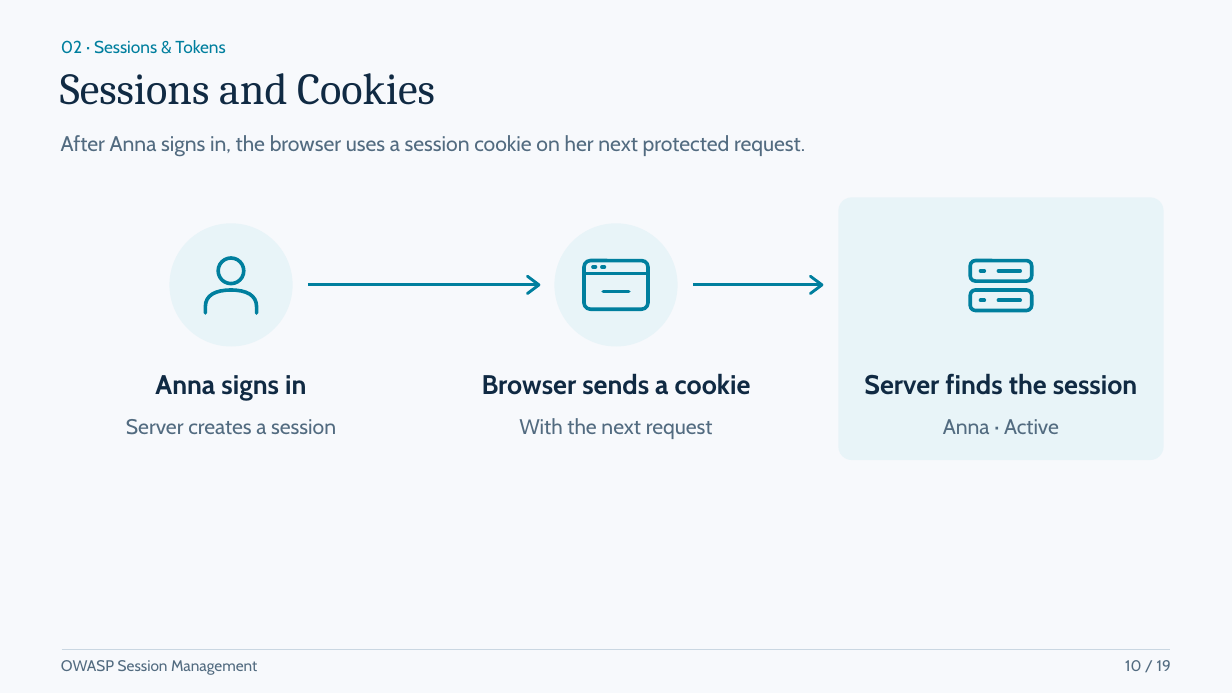
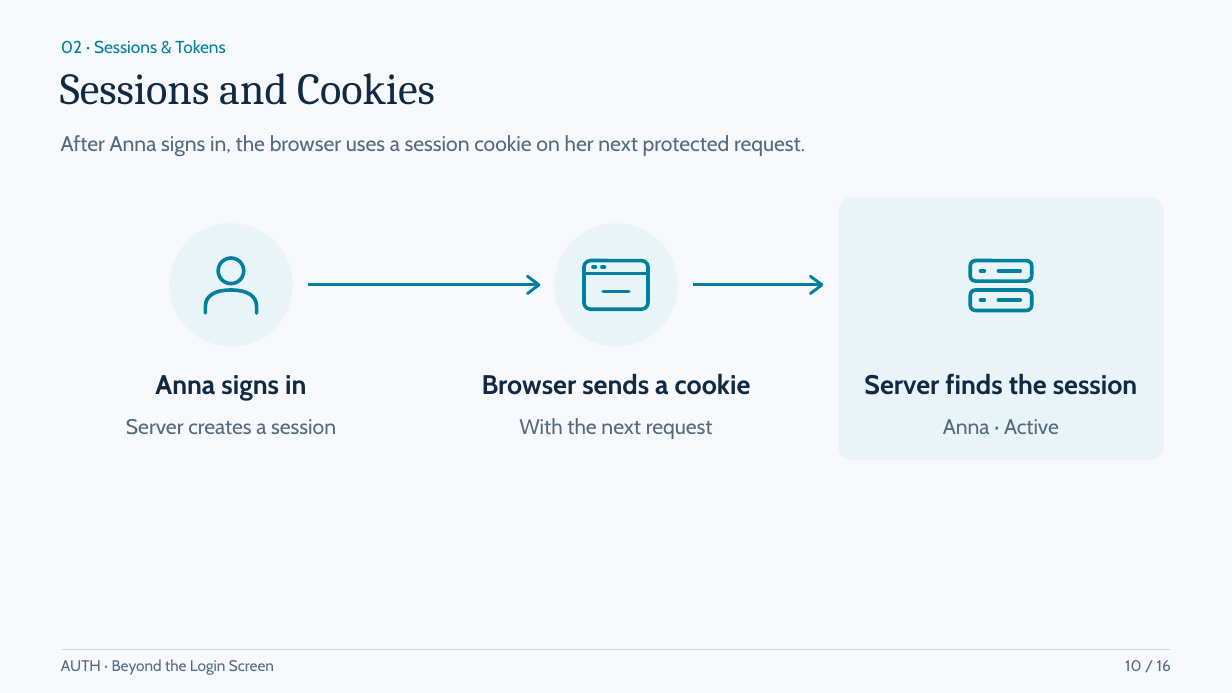
Before and after one commit to Daniiislo/TechSharing, a slide deck: slide 10 of Auth/presentation/Auth - Beyond the Login Screen.pptx. Drawn at 1232x693 pixels with LibreOffice and Linux fonts; fonts in the diff are those of the drawing. Boxes give left, top, right and bottom in pixels: in the first picture for what was removed or moved away, otherwise in the second. Text is boxed around its words. In the diff, an @@ line names an element or a change of style, - is before the commit and + after.

Commit message:
docs(auth): sync agenda and refresh exported slide deck

```diff
--- a/Auth/presentation/Auth - Beyond the Login Screen.pptx
+++ b/Auth/presentation/Auth - Beyond the Login Screen.pptx
@@ text at (x1=61, y1=659, x2=274, y2=675): text changed @@
-OWASP Session Management
+AUTH · Beyond the Login Screen
@@ text at (x1=1125, y1=660, x2=1171, y2=671): text changed @@
-10 / 19
+10 / 16
```
Also in this commit, not shown: 10 other slides changed, 5 slides added, 14 slides removed, 12 other files.
